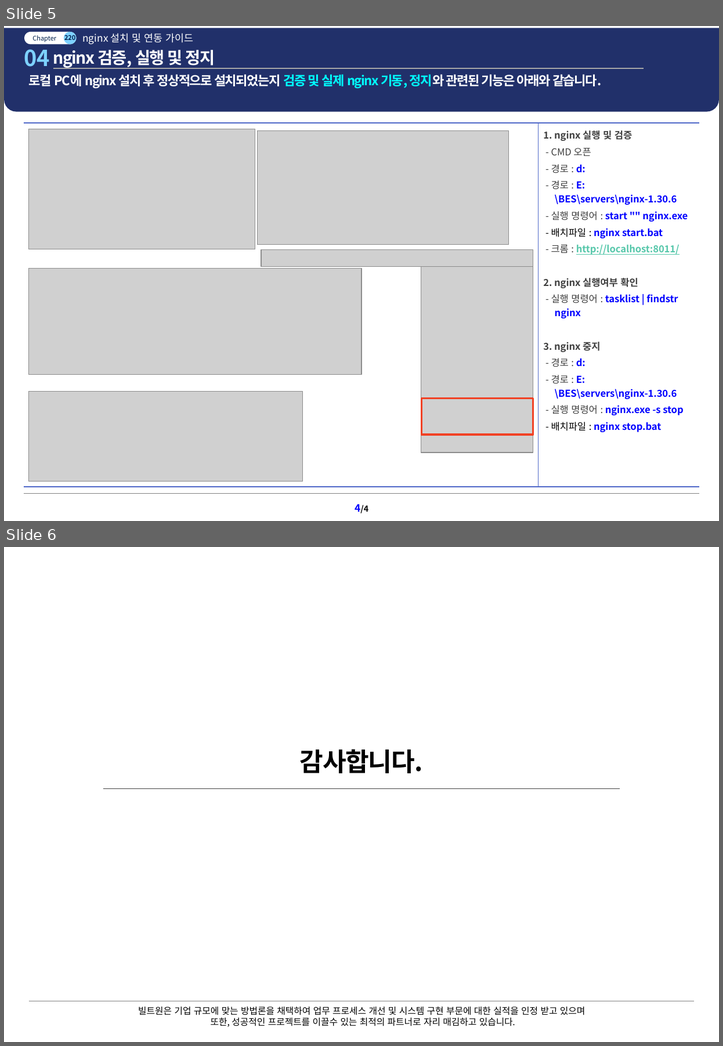
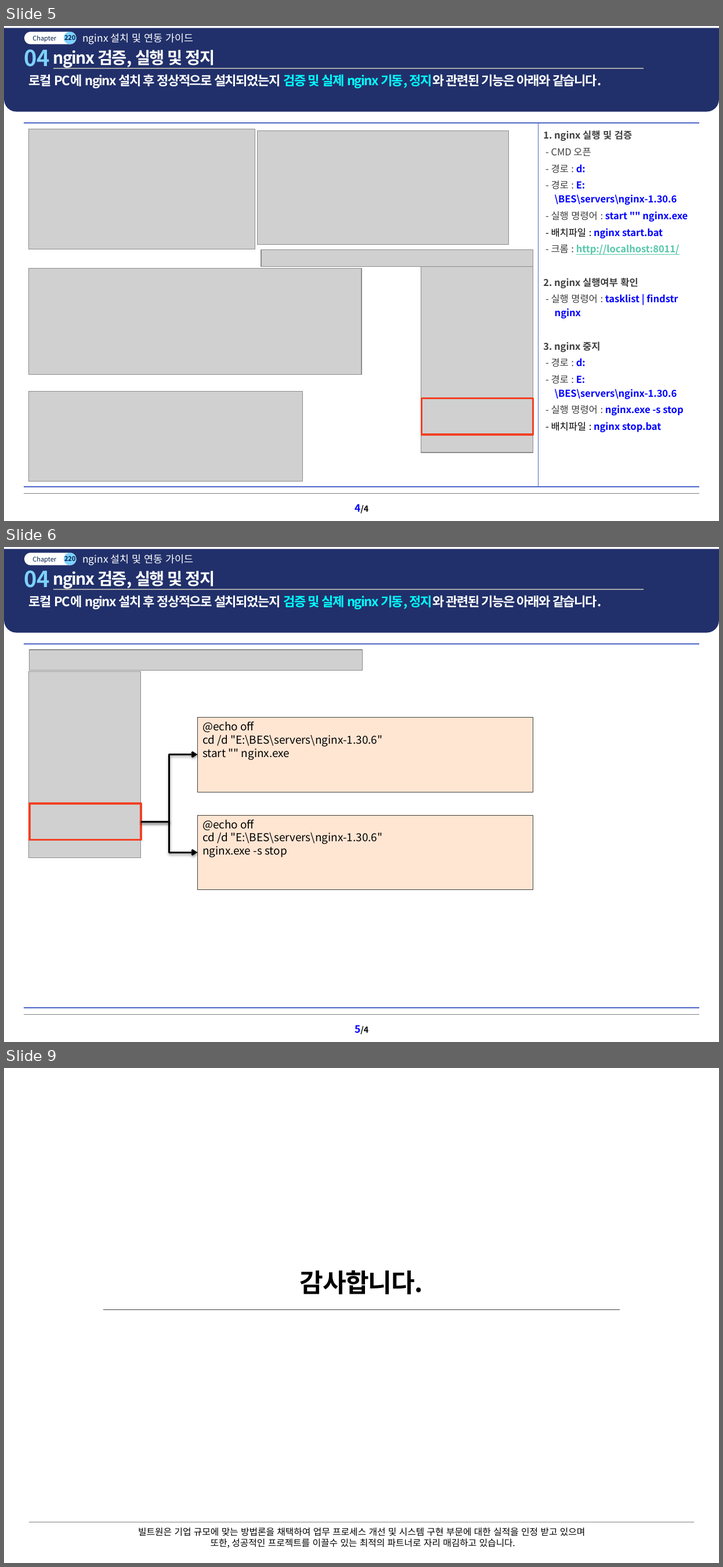
Before and after one commit to bes-erp/bes20261001, a slide deck: src/main/bes-doc/110.설치 메뉴얼/[BES] 전자정부 & NexacroN24-220.Nginx 설치 및 연동 가이드_20261027_v0.1.pptx. Shown one above the other, each under a label of ours: slides 5 and 6 before the commit, slides 5, 6 and 9 after it; the slides between them are not shown. The pictures are 723x1046 and 723x1567 pixels, drawn with LibreOffice and Linux fonts; fonts in the diff are those of the drawing; grey boxes stand for pictures; background and template pictures are left out. Boxes give left, top, right and bottom in pixels: in the first picture for what was removed or moved away, otherwise in the second. Text is boxed around its words. In the diff, an @@ line names an element or a change of style, - is before the commit and + after.

Commit message:
[2026-11-07] 엔진엑스 윈도우 스케줄러 등록 가이드 추가  - [BES] 전자정부 & NexacroN24-220.Nginx 설치 및 연동 가이드_20261027_v0.1.pptx

```diff
--- a/src/main/bes-doc/110.설치 메뉴얼/[BES] 전자정부 & NexacroN24-220.Nginx 설치 및 연동 가이드_20261027_v0.1.pptx
+++ b/src/main/bes-doc/110.설치 메뉴얼/[BES] 전자정부 & NexacroN24-220.Nginx 설치 및 연동 가이드_20261027_v0.1.pptx
@@ slide 6 added at <box>4,547,719,1042</box>, background #FFFFFF; not listed: 9 template elements that a slide beside it also shows @@
@@ text added at <box>24,564,50,588</box>, 24 pt, text #7DD1FF, bold @@
+04
@@ text added at <box>53,571,215,589</box>, 18 pt, text #FFFFFF, bold @@
+nginx 검증, 실행 및 정지
@@ text added at <box>29,595,601,610</box>, 14 pt, text #FFFFFF, bold @@
+로컬 PC에 nginx 설치 후 정상적으로 설치되었는지 검증 및 실제 nginx 기동, 정지와 관련된 기능은 아래와 같습니다.
@@ table added at <box>24,644,699,1008</box>, 1 rows, 1 columns @@
+
@@ picture added at <box>30,650,363,671</box> @@
@@ picture added at <box>29,672,141,858</box> @@
@@ rectangle added at <box>197,717,532,792</box>, fill #FFE6D3, outline #404040 0.25 pt, 12 pt, text #000000 @@
+@echo off
+cd /d "E:\BES\servers\nginx-1.30.6"
+start "" nginx.exe
@@ elbow arrow added from (141, 821) to (197, 754), #000000 2 pt @@
@@ rectangle added at <box>30,804,141,840</box>, outline #F14124 2.25 pt @@
@@ elbow arrow added from (141, 821) to (197, 853), #000000 2 pt @@
@@ rectangle added at <box>197,815,532,889</box>, fill #FFE6D3, outline #404040 0.25 pt, 12 pt, text #000000 @@
+@echo off
+cd /d "E:\BES\servers\nginx-1.30.6"
+nginx.exe -s stop
@@ what was slide 6 is now slide 9 @@
```
Also in this commit, not shown: 2 other slides added.
